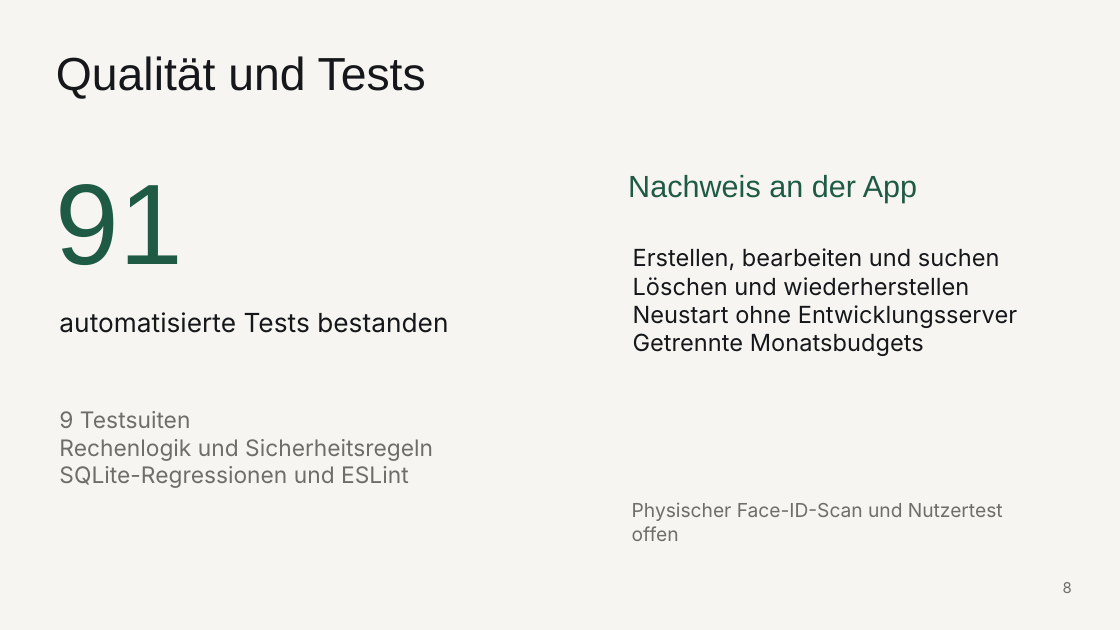
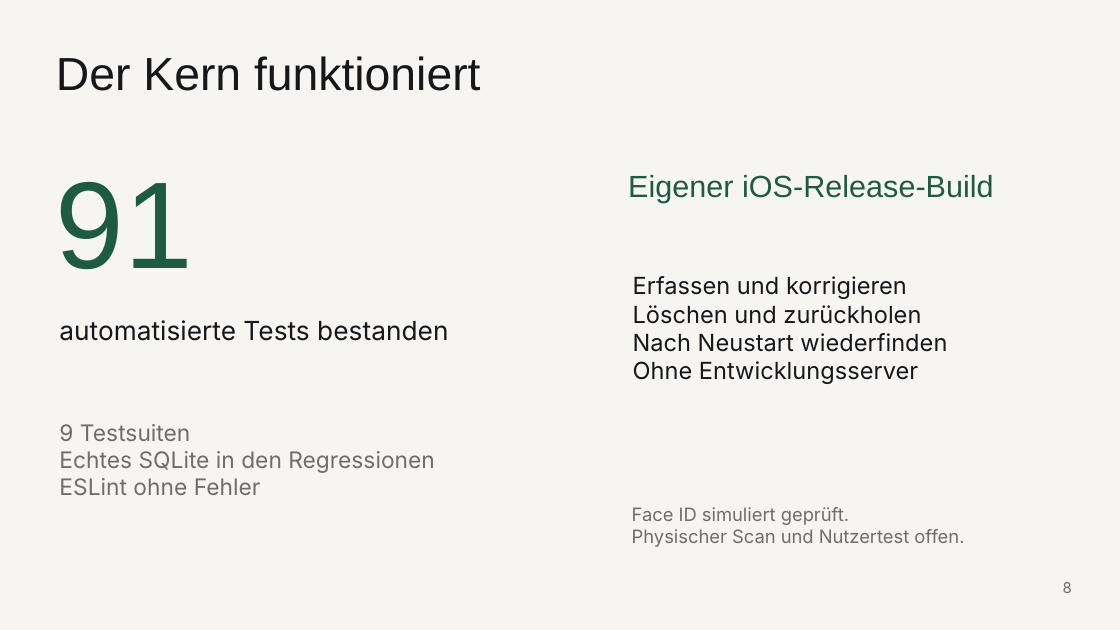
Before and after one commit to germanndarian/Spendly, a slide deck: slide 8 of docs/lb3/Spendly_LB3_Praesentation.pptx. Drawn at 1120x630 pixels with LibreOffice and Linux fonts; fonts in the diff are those of the drawing. Boxes give left, top, right and bottom in pixels: in the first picture for what was removed or moved away, otherwise in the second. Text is boxed around its words. In the diff, an @@ line names an element or a change of style, - is before the commit and + after.

```diff
--- a/docs/lb3/Spendly_LB3_Praesentation.pptx
+++ b/docs/lb3/Spendly_LB3_Praesentation.pptx
@@ text at (56,56,480,91): text changed @@
-Qualität und Tests
+Der Kern funktioniert
@@ text "91" at (56,182,193,270): size 98.2 to 105.8 pt @@
@@ text at (628,175,994,203): text changed @@
-Nachweis an der App
+Eigener iOS-Release-Build
@@ text at (633,276,947,384): text changed @@
-Erstellen, bearbeiten und suchen
-Löschen und wiederherstellen
-Neustart ohne Entwicklungsserver
-Getrennte Monatsbudgets
+Erfassen und korrigieren
+Löschen und zurückholen
+Nach Neustart wiederfinden
+Ohne Entwicklungsserver
@@ text "automatisierte Tests bestanden": place and size @@
-text "automatisierte Tests bestanden" at (59,312,448,333)
+text "automatisierte Tests bestanden" at (59,320,448,341)
@@ text "9 Testsuiten": place and size @@
-text "9 Testsuiten" at (59,411,433,488)
+text "9 Testsuiten" at (59,424,434,495)
@@ text at (59,451,434,495): text changed @@
-Rechenlogik und Sicherheitsregeln
-SQLite-Regressionen und ESLint
+Echtes SQLite in den Regressionen
+ESLint ohne Fehler
@@ text at (632,507,964,547): text changed; size 16.5 to 15.8 pt @@
-Physischer Face-ID-Scan und Nutzertest offen
+Face ID simuliert geprüft.
+Physischer Scan und Nutzertest offen.
```
Also in this commit, not shown: 4 other slides changed, 5 slides added, 5 slides removed, 3 other files.
